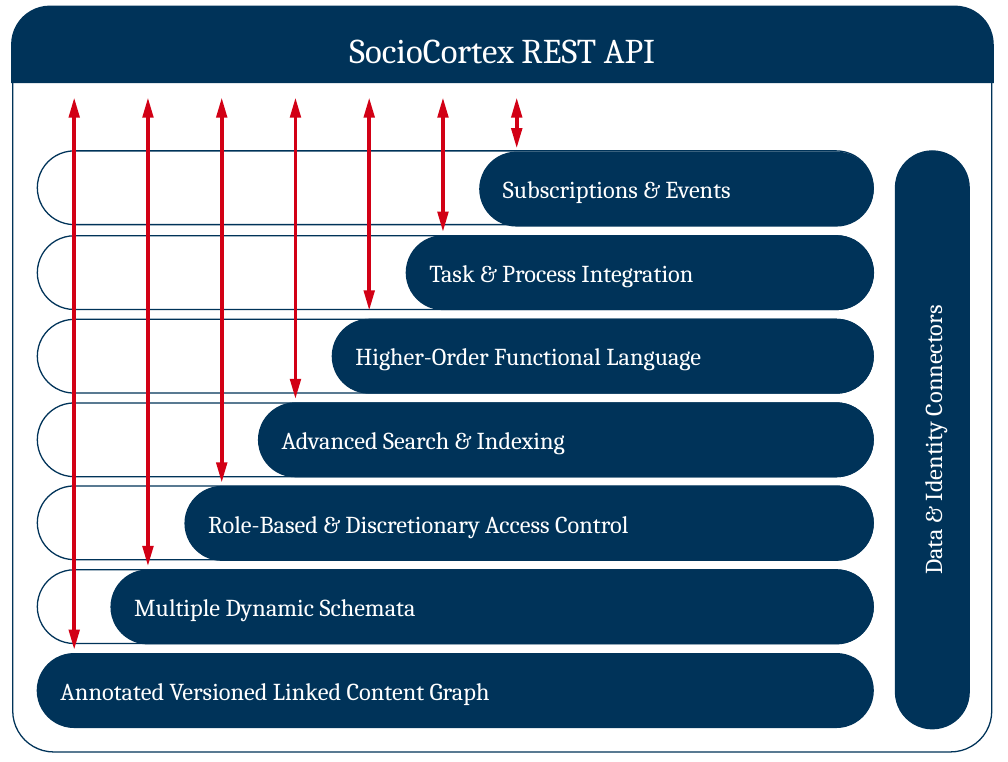
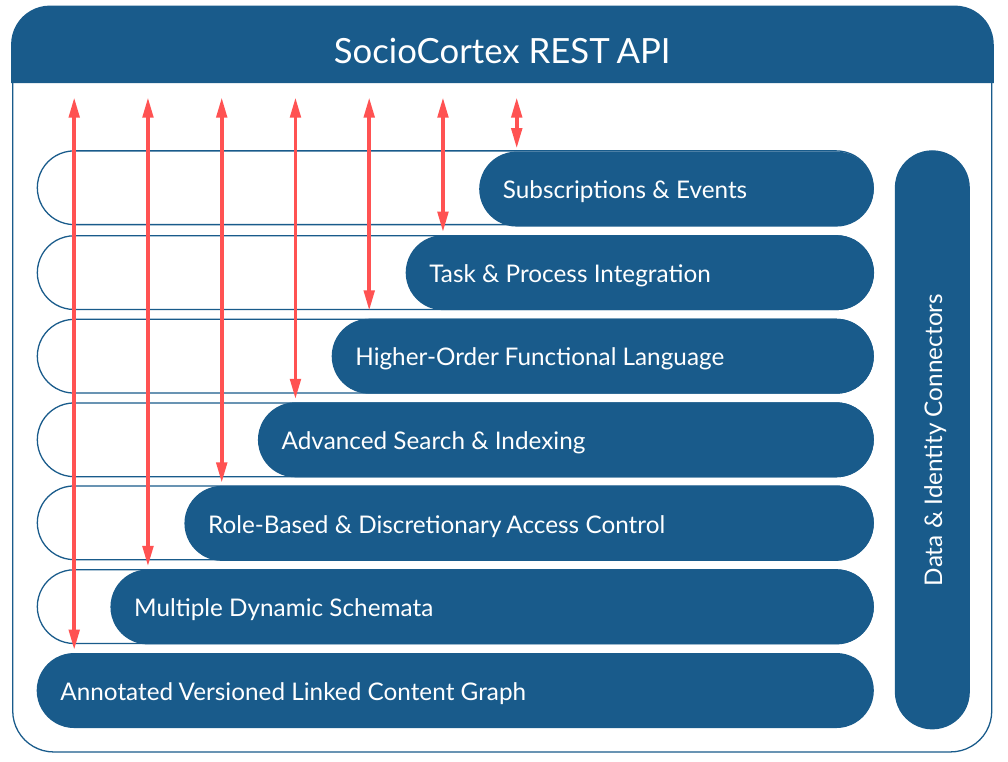
Before and after one commit to manoj5864/sociocortex, a slide deck: slide 1 of img/layers.pptx. Drawn at 1008x762 pixels with LibreOffice and Linux fonts; fonts in the diff are those of the drawing. Boxes give left, top, right and bottom in pixels: in the first picture for what was removed or moved away, otherwise in the second. Text is boxed around its words. In the diff, an @@ line names an element or a change of style, - is before the commit and + after.

```diff
--- a/img/layers.pptx
+++ b/img/layers.pptx
@@ round same rect "SocioCortex REST API" at (12, 7, 992, 81): font Cambria to Lato; fill #003359 to #195B8B; outline #003359 2.25 pt to #195B8B 2.25 pt @@
@@ double arrow (74, 99) - (74, 650): stroke #D20015 2.25 pt to #FF5252 2.25 pt @@
@@ double arrow (149, 99) - (149, 566): stroke #D20015 2.25 pt to #FF5252 2.25 pt @@
@@ double arrow (222, 99) - (222, 482): stroke #D20015 2.25 pt to #FF5252 2.25 pt @@
@@ double arrow (296, 99) - (296, 398): stroke #D20015 2.25 pt to #FF5252 2.25 pt @@
@@ double arrow (370, 99) - (370, 310): stroke #D20015 2.25 pt to #FF5252 2.25 pt @@
@@ double arrow (443, 99) - (443, 231): stroke #D20015 2.25 pt to #FF5252 2.25 pt @@
@@ double arrow (517, 99) - (517, 147): stroke #D20015 2.25 pt to #FF5252 2.25 pt @@
@@ font Cambria to Lato; fill #003359 to #195B8B; outline #003359 0.75 pt to #195B8B 0.75 pt in 8 elements at (37, 655, 873, 728), (111, 571, 873, 645), (185, 487, 873, 561), (259, 403, 873, 477), (332, 320, 873, 393), (406, 236, 873, 310), (480, 152, 873, 226), (896, 151, 969, 729) @@
@@ outline #003359 0.75 pt to #195B8B 0.75 pt in 7 elements at (12, 7, 992, 753), (37, 151, 873, 225), (37, 236, 873, 310), (37, 320, 873, 393), (37, 403, 873, 477), (37, 486, 873, 560), (37, 570, 873, 643) @@
```
Also in this commit, not shown: 16 other files.
